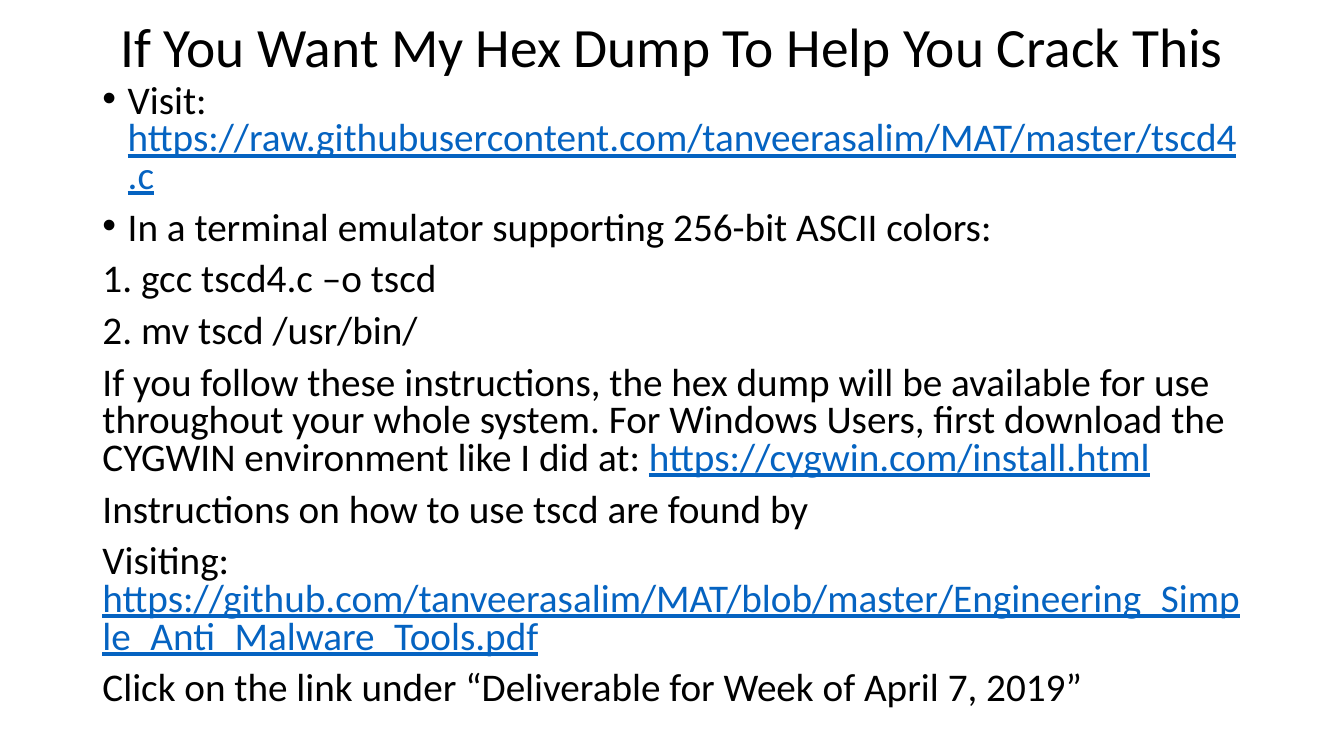
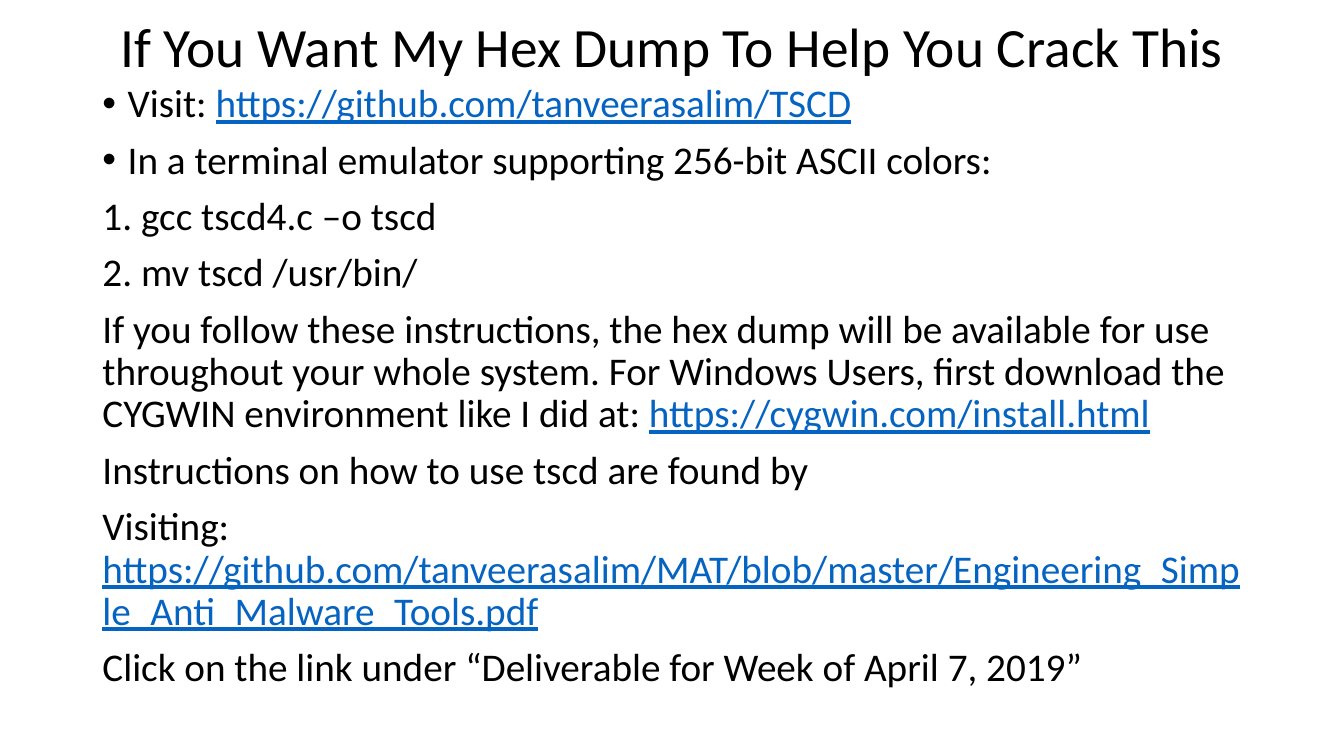
Before and after one commit to fosres/MAT, a slide deck: slide 12 of A_Guide_To_Malware_Analysis.pptx (slide 13 before the commit). Drawn at 1344x756 pixels with LibreOffice and Linux fonts; fonts in the diff are those of the drawing. Boxes give left, top, right and bottom in pixels: in the first picture for what was removed or moved away, otherwise in the second. Text is boxed around its words. In the diff, an @@ line names an element or a change of style, - is before the commit and + after.

Commit message:
master

```diff
--- a/A_Guide_To_Malware_Analysis.pptx
+++ b/A_Guide_To_Malware_Analysis.pptx
@@ text at (128,89,852,124): text changed @@
-• Visit: https://raw.githubusercontent.com/tanveerasalim/MAT/master/tscd4.c
+• Visit: https://github.com/tanveerasalim/TSCD
@@ text at (102,146,1239,688): line spacing 0.8 to 0.9 @@
```
Also in this commit, not shown: 3 other slides changed, 4 slides added, 3 slides removed, 8 other files.
